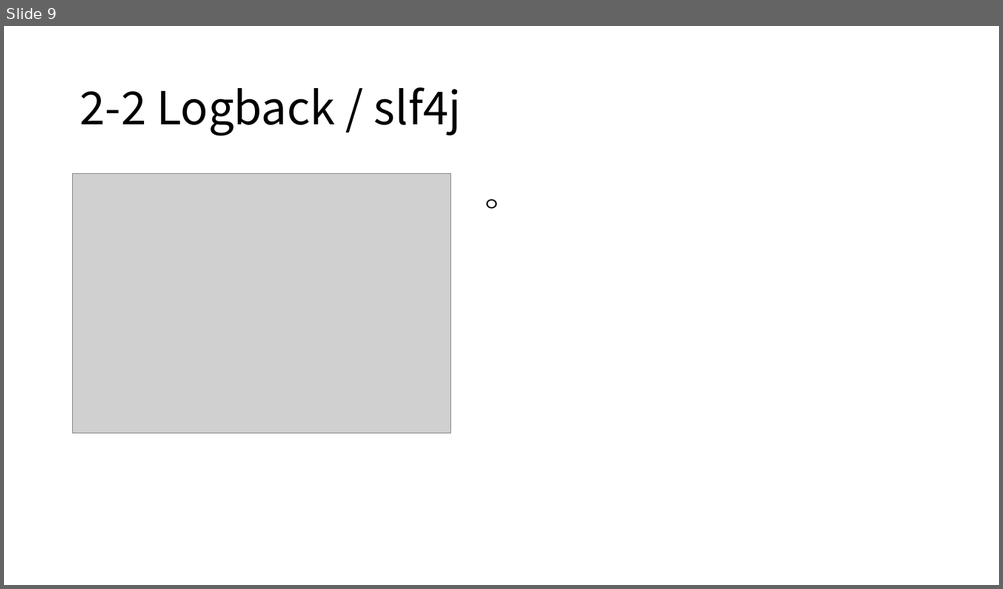
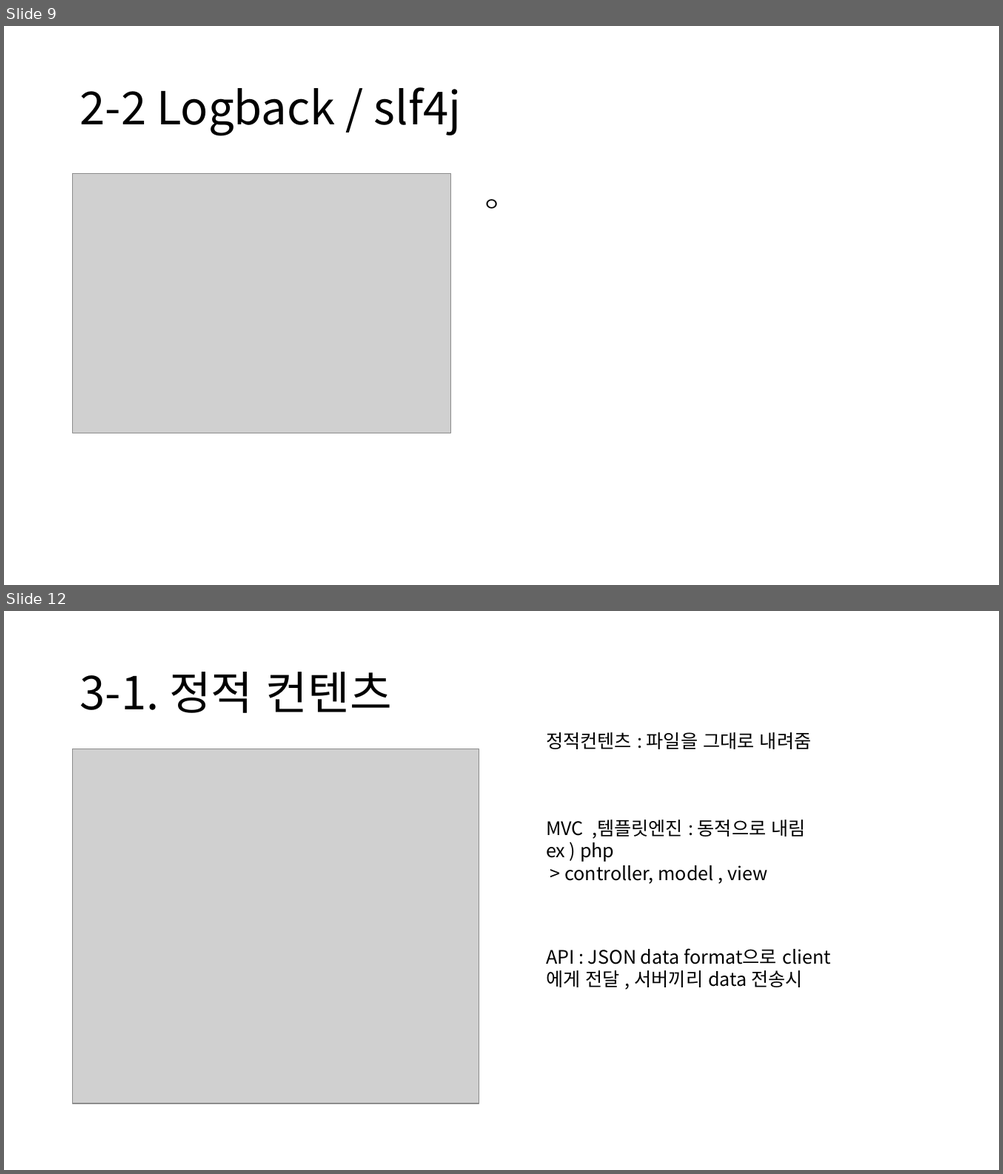
Before and after one commit to rkadbwkd/Spring-basic, a slide deck: Spring-basic.pptx. Shown one above the other, each under a label of ours: slide 9 before the commit, slides 9 and 12 after it; the slides between them are not shown. The pictures are 1003x589 and 1003x1174 pixels, drawn with LibreOffice and Linux fonts; fonts in the diff are those of the drawing; grey boxes stand for pictures. Boxes give left, top, right and bottom in pixels: in the first picture for what was removed or moved away, otherwise in the second. Text is boxed around its words. In the diff, an @@ line names an element or a change of style, - is before the commit and + after.

```diff
--- a/Spring-basic.pptx
+++ b/Spring-basic.pptx
@@ slide 12 added at <box>4,611,999,1170</box>, background #FFFFFF @@
@@ title added at <box>79,672,392,713</box>, 44 pt, text #000000 @@
+3-1. 정적 컨텐츠
@@ text added at <box>546,732,811,749</box>, 18 pt, text #000000 @@
+정적컨텐츠 : 파일을 그대로 내려줌
@@ picture added at <box>73,749,479,1104</box> @@
@@ text added at <box>546,820,805,884</box>, 18 pt, text #000000 @@
+MVC ,템플릿엔진 : 동적으로 내림 ex ) php
+> controller, model , view
@@ text added at <box>546,948,802,988</box>, 18 pt, text #000000 @@
+API : JSON data format으로 client에게 전달 , 서버끼리 data 전송시
```
Also in this commit, not shown: 1 slide changed, 9 other slides added, 3 other files.
